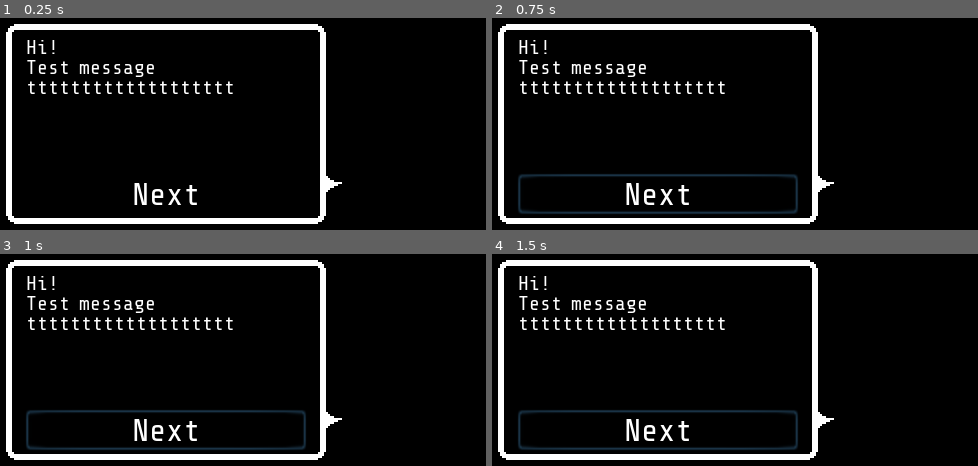
Above: before the commit, frames 1-4 (two rows, left to right).
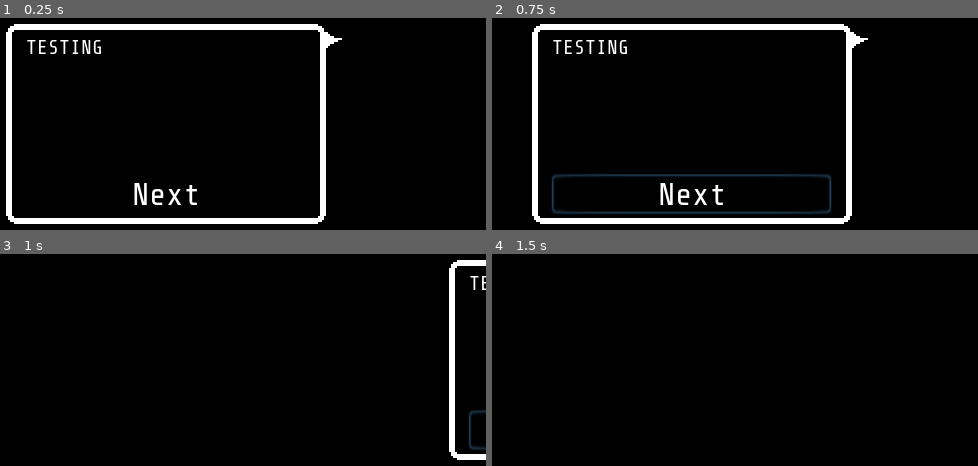
Above: after the commit, the same moments.

Repository: enunezs/EC2020GameJam
Game: Godot game, scene res://Scenes/MessageBox.tscn
The game is run twice, just before and just after one commit, with the same random seed, the same clock (stepped at 60 frames per second) and the same inputs. This scene is started directly instead of the project's main scene.
Inputs (mouse positions are in pixels of both pictures, inside the frame that each line leads up to):
- Up to frame 1 (0.25 s): no input
- Up to frame 2 (0.75 s): click "Next" at 0.5 s
- Up to frame 3 (1 s): no input
- Up to frame 4 (1.5 s): click (657, 429) at 1.25 s, where only the run before the commit has a clickable "Next"

The runs differ from the first frame. In frame 1, 2.1% of the frame differs, in the area x 5-71%, y 6-83%; in frame 2, 8.8%; in frame 3, 12%, in the area x 1-100%, y 2-98%; in frame 4, 9.9%.

Commit message:
Message node done

Diff:
--- a/MainGame.gd
+++ b/MainGame.gd
@@ -42,6 +42,9 @@
 
 var cpu_score = 0
 var player_score = 0
+
+export var card_spacing = 8
+export var card_length = 32
 
 # Called when the node enters the scene tree for the first time.
 func _ready():
@@ -367,8 +370,7 @@
 
 #arrange along a line centered at node player_cards
 	#n_player_cards
-	var spacing = 8
-	var card_length = 48
+
 
 	var length = (len(player_deck)-1)*(spacing+card_length)
 	var start = n_player_cards.position
--- a/Scenes/Game.tscn
+++ b/Scenes/Game.tscn
@@ -16,40 +16,40 @@
 [ext_resource path="res://Characters/Portrait_grandma.png" type="Texture" id=14]
 [ext_resource path="res://Background/Points-1.png.png" type="Texture" id=15]
 
-[sub_resource type="DynamicFont" id=1]
+[sub_resource type="DynamicFont" id=10]
 size = 12
 font_data = ExtResource( 1 )
 
-[sub_resource type="RectangleShape2D" id=2]
+[sub_resource type="RectangleShape2D" id=11]
 extents = Vector2( 47.3345, 28.3815 )
 
-[sub_resource type="AtlasTexture" id=3]
+[sub_resource type="AtlasTexture" id=12]
 atlas = ExtResource( 13 )
 region = Rect2( 0, 0, 32, 32 )
 
-[sub_resource type="AtlasTexture" id=4]
+[sub_resource type="AtlasTexture" id=13]
 atlas = ExtResource( 13 )
 region = Rect2( 32, 0, 32, 32 )
 
-[sub_resource type="AtlasTexture" id=5]
+[sub_resource type="AtlasTexture" id=14]
 atlas = ExtResource( 13 )
 region = Rect2( 0, 0, 32, 32 )
 
-[sub_resource type="SpriteFrames" id=6]
+[sub_resource type="SpriteFrames" id=15]
 animations = [ {
-"frames": [ SubResource( 3 ) ],
-"loop": true,
-"name": "Idle",
+"frames": [ SubResource( 12 ) ],
+"loop": true,
+"name": "Happy",
 "speed": 5.0
 }, {
-"frames": [ SubResource( 4 ) ],
+"frames": [ SubResource( 13 ) ],
 "loop": true,
 "name": "Sad",
 "speed": 5.0
 }, {
-"frames": [ SubResource( 5 ) ],
-"loop": true,
-"name": "Happy",
+"frames": [ SubResource( 14 ) ],
+"loop": true,
+"name": "Idle",
 "speed": 5.0
 } ]
 
@@ -57,26 +57,26 @@
 atlas = ExtResource( 14 )
 region = Rect2( 0, 0, 32, 32 )
 
-[sub_resource type="AtlasTexture" id=8]
+[sub_resource type="AtlasTexture" id=16]
 atlas = ExtResource( 14 )
 region = Rect2( 64, 0, 32, 32 )
 
 [sub_resource type="AtlasTexture" id=9]
 atlas = ExtResource( 14 )
-region = Rect2( 0, 0, 32, 32 )
-
-[sub_resource type="AtlasTexture" id=10]
+region = Rect2( 64, 0, 32, 32 )
+
+[sub_resource type="AtlasTexture" id=17]
 atlas = ExtResource( 14 )
 region = Rect2( 32, 0, 32, 32 )
 
-[sub_resource type="SpriteFrames" id=11]
+[sub_resource type="SpriteFrames" id=18]
 animations = [ {
-"frames": [ SubResource( 7 ), SubResource( 7 ), SubResource( 7 ), SubResource( 8 ), SubResource( 7 ), SubResource( 7 ), SubResource( 7 ), SubResource( 7 ), SubResource( 7 ), SubResource( 7 ) ],
+"frames": [ SubResource( 7 ), SubResource( 7 ), SubResource( 7 ), SubResource( 16 ), SubResource( 7 ), SubResource( 7 ), SubResource( 7 ), SubResource( 7 ), SubResource( 7 ), SubResource( 7 ) ],
 "loop": true,
 "name": "Idle",
 "speed": 3.0
 }, {
-"frames": [ SubResource( 9 ), SubResource( 10 ) ],
+"frames": [ SubResource( 9 ), SubResource( 17 ) ],
 "loop": true,
 "name": "Talk",
 "speed": 8.0
@@ -276,7 +276,7 @@
 [node name="KidSprite" type="AnimatedSprite" parent="UI"]
 position = Vector2( 29.7275, 170.206 )
 scale = Vector2( 1.5, 1.5 )
-frames = SubResource( 6 )
+frames = SubResource( 15 )
 animation = "Idle"
 
 [node name="ScoreFrame" type="Sprite" parent="UI/KidSprite"]
@@ -301,9 +301,9 @@
 [node name="GrannySprite" type="AnimatedSprite" parent="UI"]
 position = Vector2( 289.733, 29.7292 )
 scale = Vector2( 1.5, 1.5 )
-frames = SubResource( 11 )
+frames = SubResource( 18 )
 animation = "Idle"
-frame = 1
+frame = 5
 playing = true
 flip_h = true
 
--- /dev/null
+++ b/Scenes/MessageBox.gd
@@ -0,0 +1,33 @@
+extends Node2D
+
+
+# Declare member variables here. Examples:
+# var a = 2
+# var b = "text"
+export(String, MULTILINE) var message
+
+export (Vector2) var hide_pos
+
+# Called when the node enters the scene tree for the first time.
+func _ready():
+	$VBoxContainer/Button.disabled = false
+	$VBoxContainer/Message.text = message
+	pass # Replace with function body.
+
+
+# Called every frame. 'delta' is the elapsed time since the previous frame.
+#func _process(delta):
+#	pass
+
+func hide():
+	$VBoxContainer/Button.disabled = true
+	var tween = get_node("Tween")
+	tween.interpolate_property(self, "position", position, hide_pos, 0.5, Tween.TRANS_CUBIC, Tween.EASE_IN)
+
+	tween.start()
+	#n_audio_slide.play(0)
+
+
+	yield(tween, "tween_completed")
+	visible = false
+	pass
--- a/Scenes/MessageBox.tscn
+++ b/Scenes/MessageBox.tscn
@@ -1,15 +1,19 @@
-[gd_scene load_steps=6 format=2]
+[gd_scene load_steps=7 format=2]
 
 [ext_resource path="res://UI/DIALOGUE BOX ARROW-1.png.png" type="Texture" id=1]
 [ext_resource path="res://UI/Dialogue box.png" type="Texture" id=2]
 [ext_resource path="res://Font/DialogueFont.tres" type="DynamicFont" id=3]
 [ext_resource path="res://Font/BaseFont.tres" type="DynamicFont" id=4]
 [ext_resource path="res://Scenes/ButtonHide.gd" type="Script" id=5]
+[ext_resource path="res://Scenes/MessageBox.gd" type="Script" id=6]
 
 [node name="MessageBox" type="Node2D"]
+script = ExtResource( 6 )
+message = "TESTING"
+hide_pos = Vector2( 340, 0 )
 
 [node name="Sprite" type="Sprite" parent="."]
-position = Vector2( 244, 130 )
+position = Vector2( 244, 58.053 )
 texture = ExtResource( 1 )
 
 [node name="MessageBG" type="Sprite" parent="."]
@@ -27,7 +31,7 @@
 "_edit_use_anchors_": false
 }
 
-[node name="Label" type="Label" parent="VBoxContainer"]
+[node name="Message" type="Label" parent="VBoxContainer"]
 margin_right = 140.0
 margin_bottom = 61.0
 size_flags_vertical = 3
@@ -45,7 +49,7 @@
 expand_icon = true
 script = ExtResource( 5 )
 
-[node name="Label" type="Label" parent="VBoxContainer/Button"]
+[node name="LabelNext" type="Label" parent="VBoxContainer/Button"]
 anchor_left = 0.5
 anchor_top = 0.5
 anchor_right = 0.5
@@ -64,3 +68,6 @@
 __meta__ = {
 "_edit_use_anchors_": false
 }
+
+[node name="Tween" type="Tween" parent="."]
+[connection signal="pressed" from="VBoxContainer/Button" to="." method="hide"]
Not shown: 7 places in Scenes/Game.tscn that only renumber resources
